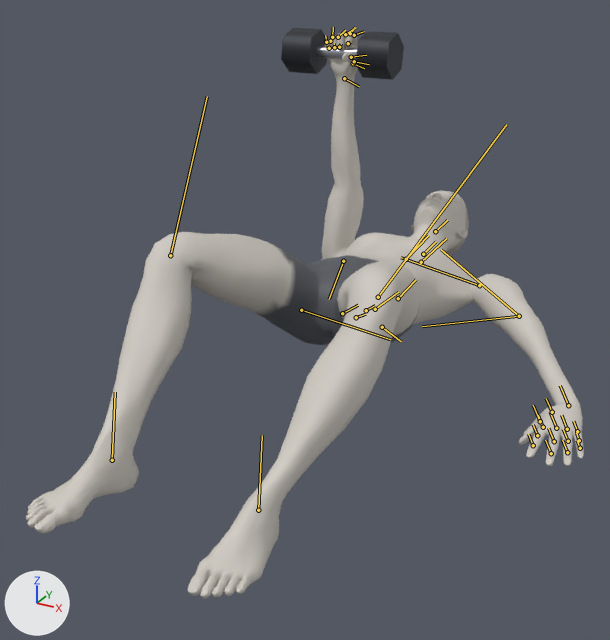
The glTF model exports/single-arm-dumbbell-floor-press.glb: old version first, new version second.
The view is the same before and after, from a camera (50 mm lens) standing at (0.861, -1.754, 1.012) and looking at (-0.004, -0.18, 0.226). The lights are fixed; the arrows at lower left show +X, +Y and +Z. The picture after the commit comes second. Both versions are drawn at frame 0 of the action 'single-arm-dumbbell-floor-press_right'; the numbers are the values there. The bones that change, and the others that lie on the model, are drawn over the model as lines.
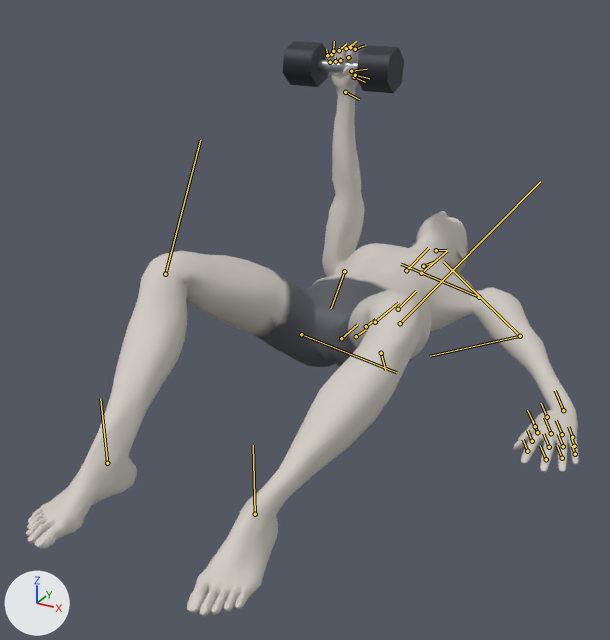
ob_dbr_right is not drawn itself; it is the parent of ob_mesh_4, ob_mesh_5, ob_mesh_6.

What differs and where, as boxes (x1, y1, x2, y2) in the pictures (610 x 640 px):
'Mesh_0', posed: before (26, 32, 584, 599); after (26, 46, 579, 617)
'Mesh_5', posed: before (356, 31, 404, 80); after (356, 45, 404, 93)
'Mesh_6', posed: before (281, 28, 327, 74); after (283, 41, 328, 87)
'Mesh_4', posed (7% taller): before (316, 46, 357, 59); after (318, 59, 358, 73)
bone 'pelvis', root to tip: before (342, 313) to (358, 305); after (341, 338) to (357, 324)
bone 'spine_02', root to tip: before (366, 310) to (375, 305); after (366, 326) to (375, 319)
bone 'spine_03', root to tip: before (375, 309) to (398, 292); after (375, 322) to (398, 302)
bone 'spine_04', root to tip: before (398, 298) to (416, 279); after (398, 309) to (416, 291)
bone 'upperarm_l', root to tip: before (479, 285) to (401, 257); after (479, 297) to (401, 264)
bone 'lowerarm_l', root to tip: before (519, 316) to (422, 326); after (520, 336) to (430, 356)
bone 'hand_l', root to tip: before (568, 405) to (560, 385); after (563, 410) to (555, 390)
bone 'upperarm_r', root to tip: before (343, 261) to (329, 299); after (344, 271) to (331, 308)
bone 'neck_01', root to tip: before (423, 254) to (436, 241); after (423, 266) to (435, 261)
bone 'head', root to tip: before (435, 231) to (447, 220); after (436, 250) to (447, 250)
bone 'thigh_l', root to tip: before (382, 327) to (401, 341); after (381, 353) to (385, 370)
bone 'calf_l', root to tip: before (378, 297) to (506, 124); after (400, 323) to (540, 181)
bone 'foot_l', root to tip: before (258, 510) to (262, 435); after (255, 514) to (253, 445)
bone 'thigh_r', root to tip: before (301, 310) to (390, 339); after (301, 334) to (396, 372)
bone 'calf_r', root to tip: before (170, 255) to (207, 96); after (165, 274) to (200, 140)
bone 'foot_r', root to tip: before (112, 460) to (115, 392); after (107, 463) to (100, 398)

The edits, one by one:
Bone 'pelvis' (bone_pelvis) moves from (-0.011, -0.806, 0.0) to (-0.01, -0.874, 0.0).
Bone 'pelvis' (bone_pelvis) turns from (0, 0, 96) to (0, 0, 88) degrees about its own x, y and z.
Bone 'spine_02' (bone_spine_02) turns from (0, 0, -4) to (0, 0, -1) degrees about its own x, y and z.
Bone 'spine_03' (bone_spine_03) turns from (0, 0, -4) to (0, 0, -1) degrees about its own x, y and z.
Bone 'spine_04' (bone_spine_04) turns from (0, 0, -8) to (0, 0, -4) degrees about its own x, y and z.
Bone 'upperarm_l' (bone_upperarm_l) turns from (98, -1, -164) to (95, -4, -169) degrees about its own x, y and z.
Bone 'lowerarm_l' (bone_lowerarm_l) turns from (-2, -6, -26) to (3, 10, -36) degrees about its own x, y and z.
Bone 'hand_l' (bone_hand_l) turns from (37, 54, 100) to (14, 59, 88) degrees about its own x, y and z.
Bone 'upperarm_r' (bone_upperarm_r) turns from (50, 49, 101) to (50, 50, 99) degrees about its own x, y and z.
Bone 'neck_01' (bone_neck_01) turns from (0, 0, 1) to (0, 0, 14) degrees about its own x, y and z.
Bone 'head' (bone_head) turns from (0, 0, 1) to (0, 0, 6) degrees about its own x, y and z.
Bone 'thigh_l' (bone_thigh_l) turns from (13, 12, 26) to (19, 21, 42) degrees about its own x, y and z.
Bone 'calf_l' (bone_calf_l) turns from (-8, 5, -75) to (-6, 5, -74) degrees about its own x, y and z.
Bone 'foot_l' (bone_foot_l) turns from (26, -1, -36) to (35, 6, -51) degrees about its own x, y and z.
Bone 'thigh_r' (bone_thigh_r) turns from (-13, -12, 26) to (-19, -21, 42) degrees about its own x, y and z.
Bone 'calf_r' (bone_calf_r) turns from (8, -5, -75) to (6, -5, -74) degrees about its own x, y and z.
Bone 'foot_r' (bone_foot_r) turns from (-26, 1, -36) to (-35, -6, -51) degrees about its own x, y and z.
